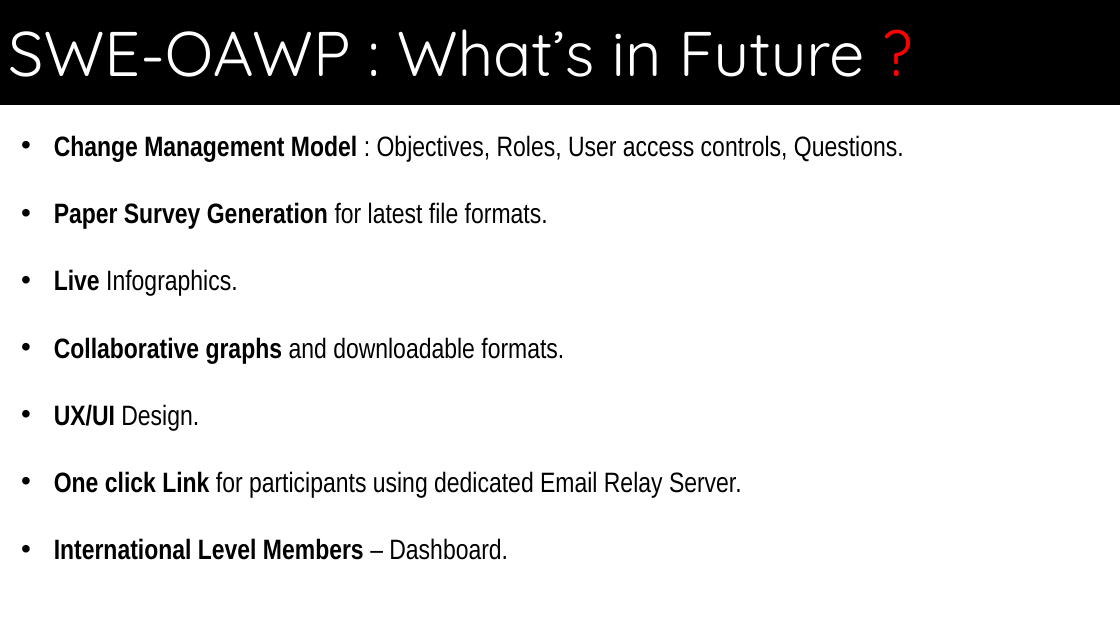
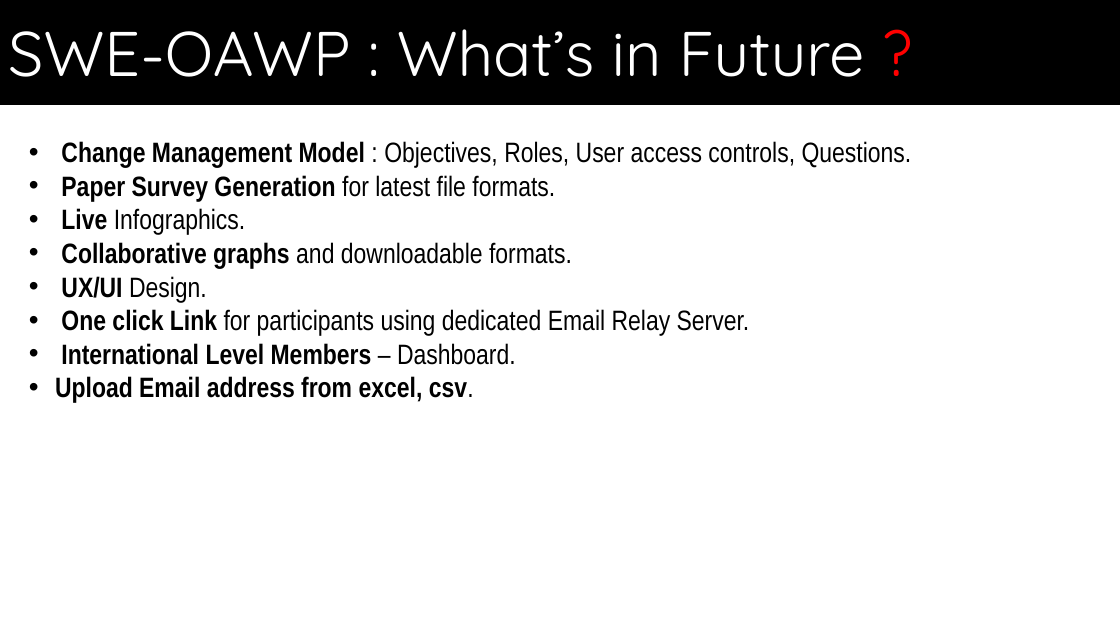
Before and after one commit to bhavyabatra/SWEN_Dynamo, a slide deck: slide 26 of Documentation/Master's Defense Presentation-Submission Version.pptx. Drawn at 1120x630 pixels with LibreOffice and Linux fonts; fonts in the diff are those of the drawing; background and template pictures are left out. Boxes give left, top, right and bottom in pixels: in the first picture for what was removed or moved away, otherwise in the second. Text is boxed around its words. In the diff, an @@ line names an element or a change of style, - is before the commit and + after.

Commit message:
Ppt Commit
Ppt Commit

```diff
--- a/Documentation/Master's Defense Presentation-Submission Version.pptx
+++ b/Documentation/Master's Defense Presentation-Submission Version.pptx
@@ text at [55,376,474,403]: paragraph added @@
+• Upload Email address from excel, csv.
```
